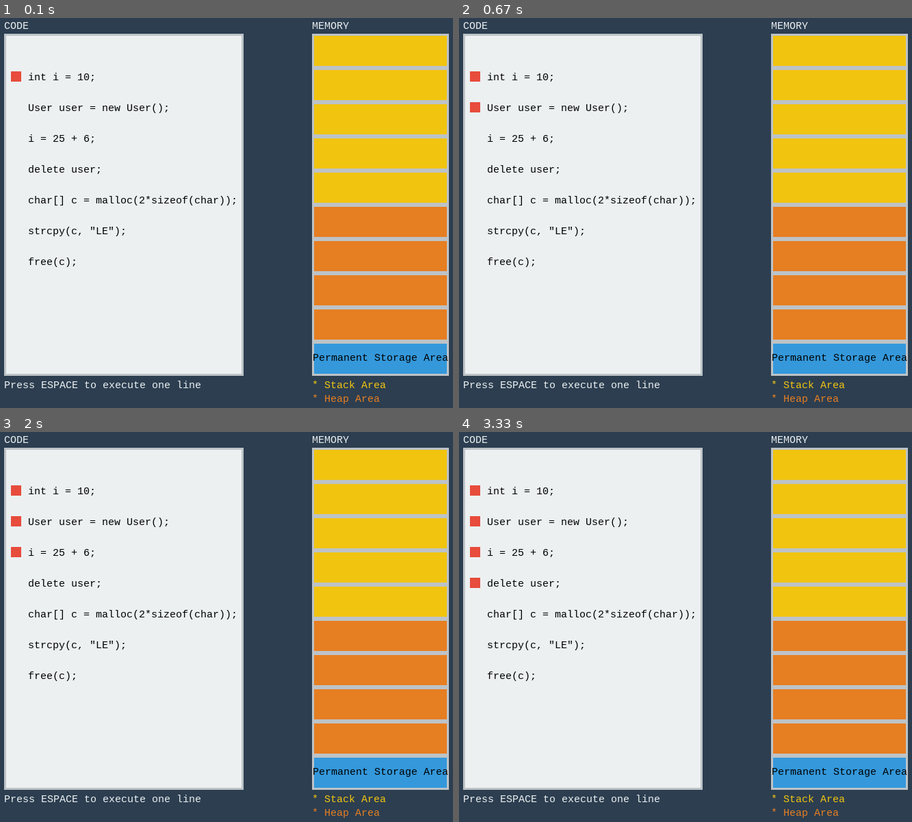
Above: before the commit, frames 1-4 (two rows, left to right).
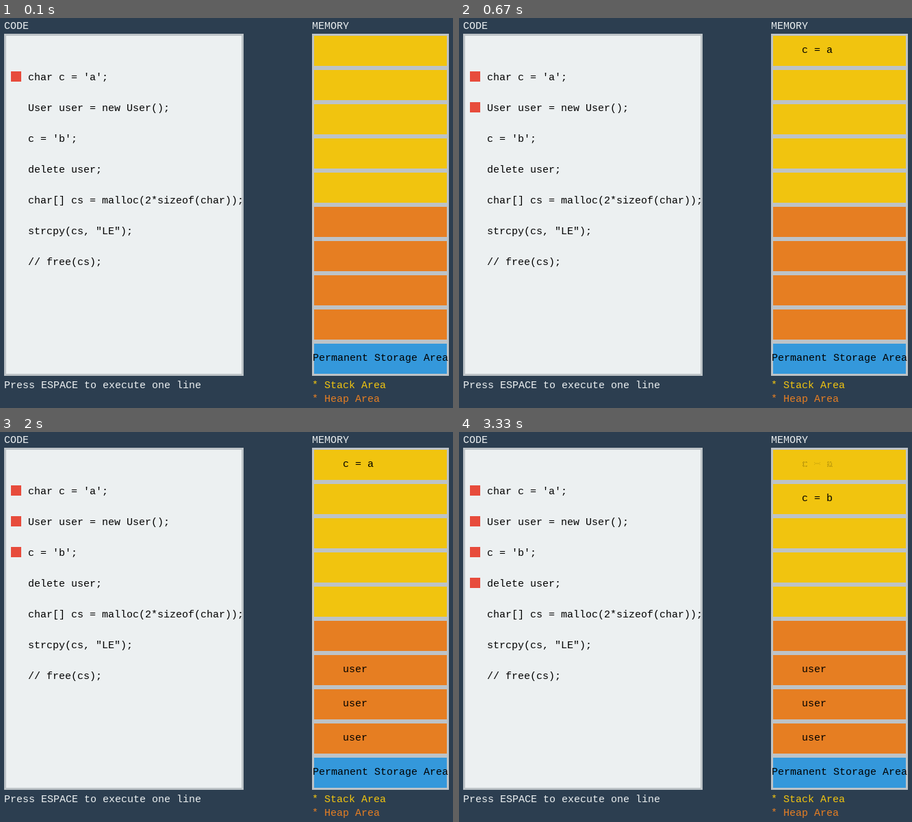
Above: after the commit, the same moments.

Repository: danielRL24/OS_VirtualMemorySimulator_Python
Game: pygame game, started from tutoPygame.py
Two runs of this game, one before a commit and one after it. Both use one fixed random seed, a clock stepped at 60 frames per second and the inputs below.
Inputs:
- Up to frame 1 (0.1 s): no input
- Up to frame 2 (0.67 s): tap Space at 0.33 s
- Up to frame 3 (2 s): tap Space at 1.67 s
- Up to frame 4 (3.33 s): tap Space at 3 s

The runs differ from the first frame. In frame 1, 0.6% of the frame differs, in the area x 6-54%, y 14-64%; in frame 2, 0.7%; in frame 3, 0.8%; in frame 4, 0.8%, in the area x 6-83%, y 7-80%.

Commit message:
tutoPygame.py almost works.

Diff:
--- a/tutoPygame.py
+++ b/tutoPygame.py
@@ -6,7 +6,7 @@
 
 
 # ------------------------------------------------------------
-# MemoryCase class
+# Enum des type de case memoire
 # ------------------------------------------------------------
 class TypeMemory(Enum):
     STACK = 0
@@ -43,14 +43,15 @@
     def display_text(self, window, font, x, y):
         window.blit(font.render(self.text, 1, self.color), (x, y))
 
+    def remove_text(self):
+        pass
+
 
 # ------------------------------------------------------------
 # Affichage initial
 # ------------------------------------------------------------
 def display_interface(pygame, window, font):
-    colors = [Color(241, 196, 15, 255),
-              Color(230, 126, 34, 255),
-              Color(52, 152, 219, 255)]
+    global COLORS
 
     # Preparation
     memory = []
@@ -63,7 +64,7 @@
             type = TypeMemory.HEAP
         else:
             type = TypeMemory.HEAP_ALLOCATE
-        memory.append(MemoryCase(pygame.Rect(500, 30 + i * 50, 200, 50), colors[type.value], type))
+        memory.append(MemoryCase(pygame.Rect(500, 30 + i * 50, 200, 50), COLORS[type.value], type))
 
     # Affichage initial
     window.fill((44, 62, 80, 255))
@@ -80,8 +81,8 @@
 
     # Quelques textes
     TextCode("Permanent Storage Area", TypeMemory.HEAP_ALLOCATE).display_text(window, font, 501, 495)
-    TextCode("* Stack Area", TypeMemory.STACK, colors[TypeMemory.STACK.value]).display_text(window, font, 500, 535)
-    TextCode("* Heap Area", TypeMemory.STACK, colors[TypeMemory.HEAP.value]).display_text(window, font, 500, 555)
+    TextCode("* Stack Area", TypeMemory.STACK, COLORS[TypeMemory.STACK.value]).display_text(window, font, 500, 535)
+    TextCode("* Heap Area", TypeMemory.STACK, COLORS[TypeMemory.HEAP.value]).display_text(window, font, 500, 555)
     TextCode("CODE", None, Color(236, 240, 241, 255)).display_text(window, font, 50, 10)
     TextCode("MEMORY", None, Color(236, 240, 241, 255)).display_text(window, font, 500, 10)
     TextCode("Press ESPACE to execute one line", None, Color(236, 240, 241, 255)).display_text(window, font, 50, 535)
@@ -97,13 +98,31 @@
 # ------------------------------------------------------------
 # Action de la Touche Espace
 # ------------------------------------------------------------
-def step(pygame, window):
+def step(pygame, window, font):
     global CODE_POINT
     global CODE_PTR
     global STACK_PTR
-    global HEAP_STR
+    global STACK_MEM_PTR
+    global HEAP_PTR
+    global HEAP_MEM_PTR
     CODE_POINT.move_ip(0, 45)
     pygame.draw.rect(window, Color(231, 76, 60, 255), CODE_POINT, 0)
+    if CODE[CODE_PTR].type is TypeMemory.STACK:
+        STACK_ACTIONS[STACK_PTR][1].display_text(window, font, 545, 45 + STACK_MEM_PTR * 50)
+        tmp_stack = STACK_ACTIONS[STACK_PTR]
+        STACK_PTR += 1
+        while STACK_PTR < len(STACK_ACTIONS) and STACK_ACTIONS[STACK_PTR][0] == tmp_stack[0]:
+            STACK_MEM_PTR += STACK_ACTIONS[STACK_PTR][2]
+            STACK_ACTIONS[STACK_PTR][1].display_text(window, font, 545, 45 + STACK_MEM_PTR * 50)
+            STACK_PTR += 1
+    elif CODE[CODE_PTR].type is TypeMemory.HEAP:
+        HEAP_ACTIONS[HEAP_PTR][1].display_text(window, font, 545, 445 - HEAP_MEM_PTR * 50)
+        tmp_heap = HEAP_ACTIONS[HEAP_PTR]
+        HEAP_PTR += 1
+        while HEAP_PTR < len(HEAP_ACTIONS) and HEAP_ACTIONS[HEAP_PTR][0] == tmp_heap[0]:
+            HEAP_MEM_PTR += HEAP_ACTIONS[HEAP_PTR][2]
+            HEAP_ACTIONS[HEAP_PTR][1].display_text(window, font, 545, 445 - HEAP_MEM_PTR * 50)
+            HEAP_PTR += 1
     CODE_PTR += 1
 
 # ------------------------------------------------------------
@@ -123,7 +142,7 @@
     CODE_POINT = pygame.Rect(60, 85, 15, 15)
     window.fill(Color(231, 76, 60, 255), CODE_POINT)
 
-    CODE_PTR = 1
+    CODE_PTR = 0
 
     # Boucle d'animation
     animation = True
@@ -132,7 +151,7 @@
         for event in pygame.event.get():
             if event.type == KEYDOWN:
                 if event.key == K_SPACE and CODE_PTR < len(CODE):
-                    step(pygame, window)
+                    step(pygame, window, font)
             if event.type == QUIT:
                 animation = False
 
@@ -141,18 +160,48 @@
 # ------------------------------------------------------------
 # Variables globales
 # ------------------------------------------------------------
+# Couleurs
+COLORS = [Color(241, 196, 15, 255),
+          Color(230, 126, 34, 255),
+          Color(52, 152, 219, 255)]
+
 # Code à afficher
-CODE = [TextCode('int i = 10;', TypeMemory.STACK),
+CODE = [TextCode('char c = \'a\';', TypeMemory.STACK),
         TextCode('User user = new User();', TypeMemory.HEAP),
-        TextCode('i = 25 + 6;', TypeMemory.STACK),
+        TextCode('c = \'b\';', TypeMemory.STACK),
         TextCode('delete user;', TypeMemory.HEAP),
-        TextCode('char[] c = malloc(2*sizeof(char));', TypeMemory.HEAP),
-        TextCode('strcpy(c, "LE");', TypeMemory.HEAP),
-        TextCode('free(c);', TypeMemory.HEAP)]
+        TextCode('char[] cs = malloc(2*sizeof(char));', TypeMemory.HEAP),
+        TextCode('strcpy(cs, "LE");', TypeMemory.HEAP),
+        TextCode('// free(cs);', None)]
+
+# 1e element : Group number
+# 2e element : Text
+# 3e element :
+# 1  => Ajout        (incremente pointeur)
+# 0  => Modification (ne change pas pointeur)
+# -1 => Suppression  (decremente pointeur)
+
+STACK_ACTIONS = [(1, TextCode('c = a', None), 1),
+                 (2, TextCode('c = a', None, COLORS[TypeMemory.STACK.value]), -1),
+                 (2, TextCode('c = b', None), 1)]
+HEAP_ACTIONS = [(1, TextCode('user', None), 1),
+                (1, TextCode('user', None), 1),
+                (1, TextCode('user', None), 1),
+                (2, TextCode('user', None, COLORS[TypeMemory.HEAP.value]), -1),
+                (2, TextCode('user', None, COLORS[TypeMemory.HEAP.value]), -1),
+                (2, TextCode('user', None, COLORS[TypeMemory.HEAP.value]), -1),
+                (3, TextCode('c = ', None), 1),
+                (3, TextCode('c = ', None), 1),
+                (4, TextCode('c = ', None, COLORS[TypeMemory.HEAP.value]), -1),
+                (4, TextCode('c = ', None, COLORS[TypeMemory.HEAP.value]), -1),
+                (4, TextCode('c = L', None), 1),
+                (4, TextCode('c = E', None), 1)]
 
 # Pointeurs
 STACK_PTR = 0
-HEAP_STR = 0
+STACK_MEM_PTR = 0
+HEAP_PTR = 0
+HEAP_MEM_PTR = 0
 CODE_PTR = 0
 
 # Point d'arret
